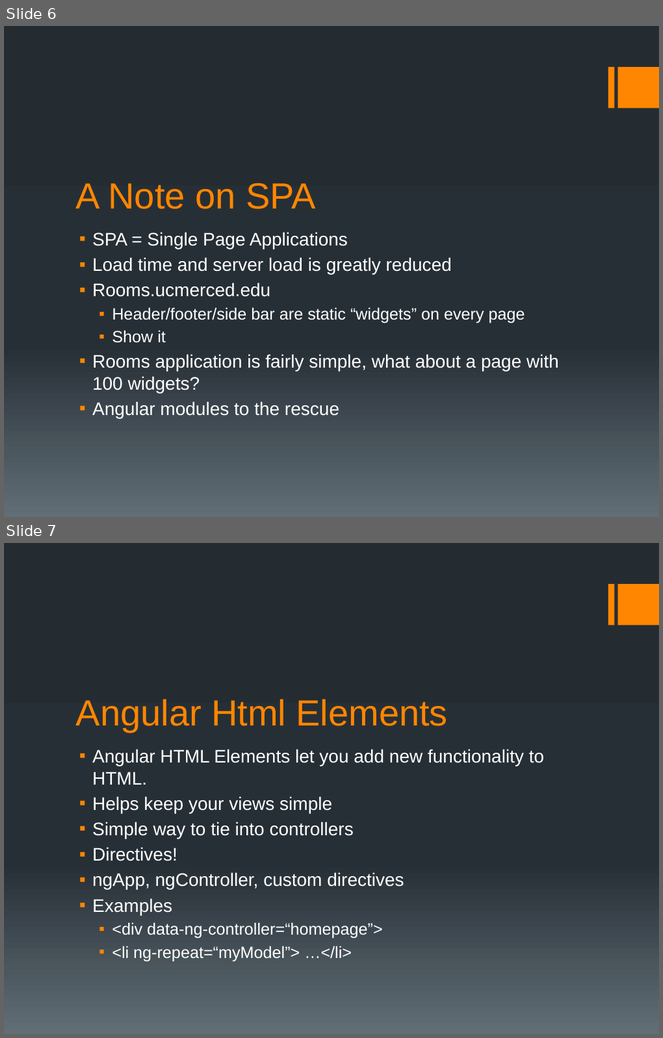
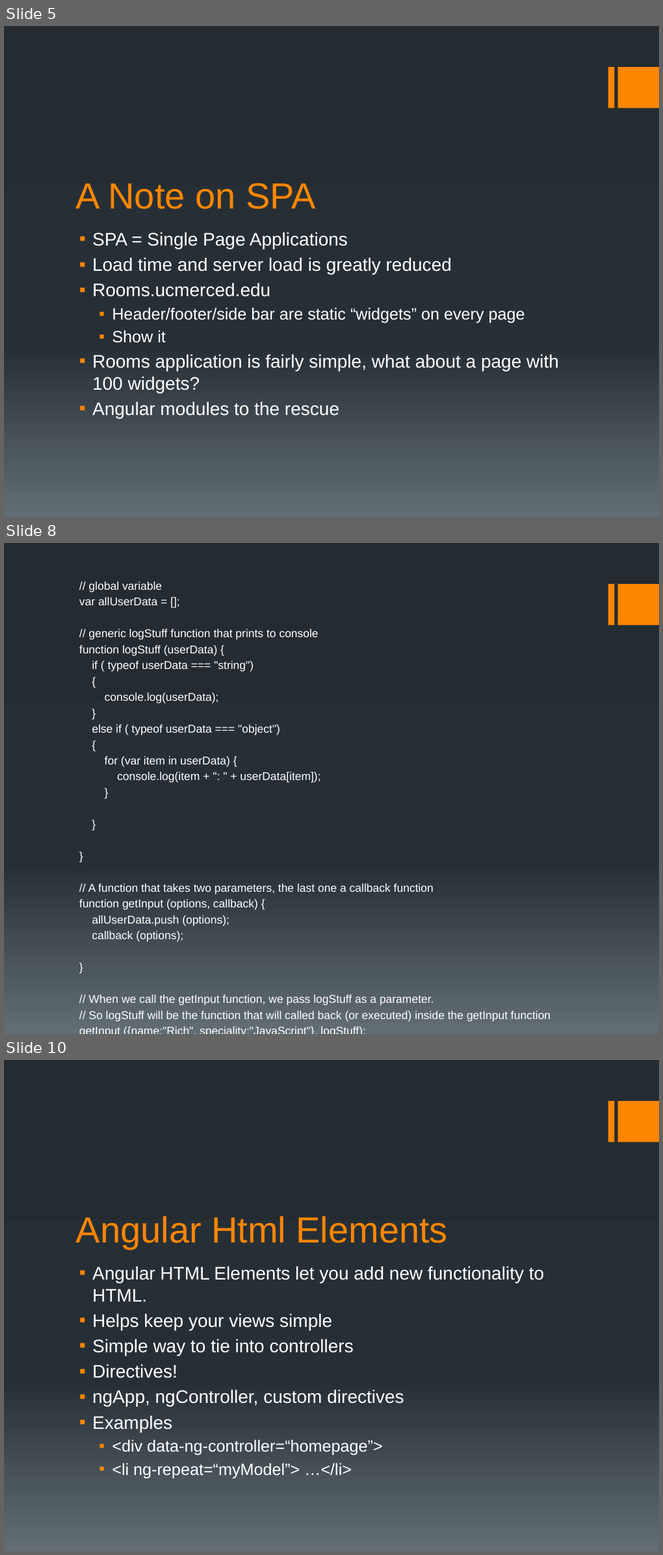
Before and after one commit to motobreath/angular_presentation, a slide deck: angular presentation.pptx. Shown one above the other, each under a label of ours: slides 6 and 7 before the commit, slides 5, 8 and 10 after it; the slides between them are not shown. The pictures are 663x1038 and 663x1555 pixels, drawn with LibreOffice and Linux fonts; fonts in the diff are those of the drawing. Boxes give left, top, right and bottom in pixels: in the first picture for what was removed or moved away, otherwise in the second. Text is boxed around its words. In the diff, an @@ line names an element or a change of style, - is before the commit and + after.

```diff
--- a/angular presentation.pptx
+++ b/angular presentation.pptx
@@ slide 8 added at [4, 543, 659, 1034], background gradient #242C33 to #273037 to #636D76; not listed: 2 template elements that a slide beside it also shows @@
@@ text added at [79, 581, 551, 1022], 12.5 pt, text #FFFFFF @@
+// global variable
+var allUserData = [];
+// generic logStuff function that prints to console
+function logStuff (userData) {
+if ( typeof userData === "string")
+{
+console.log(userData);
+}
+else if ( typeof userData === "object")
+{
+for (var item in userData) {
+console.log(item + ": " + userData[item]);
+}
+}
+}
+// A function that takes two parameters, the last one a callback function
+function getInput (options, callback) {
+allUserData.push (options);
+callback (options);
+}
+// When we call the getInput function, we pass logStuff as a parameter.
+// So logStuff will be the function that will called back (or executed) inside the getInput function
+getInput ({name:"Rich", speciality:"JavaScript"}, logStuff);
@@ what was slide 6 is now slide 5 @@
@@ what was slide 7 is now slide 10 @@
```
Also in this commit, not shown: 1 slide changed, 2 other slides added.
